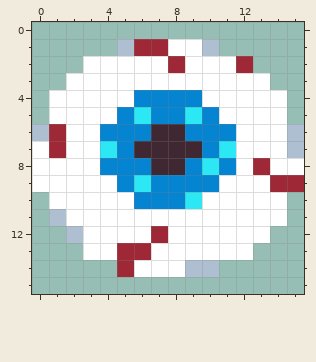
Pixel-art sprite, stored at Assets/Sprites/ItemPics/eye1.png. The first picture shows the starting point.
The file is 16x16 pixels.
The same view after the edit:
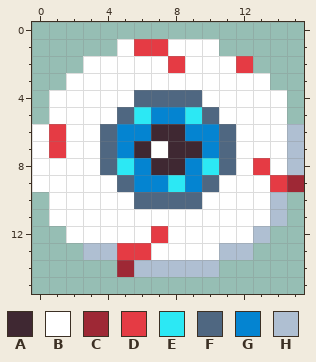
Palette (. is transparent): A #3f2832  B #ffffff  C #9e2835  D #e53b44  E #2ce8f4  F #4f6781  G #0484d1  H #afbfd2
Edits made:
y 1: x 5..7 HCC -> BDD; x 10 H -> B
y 2: x 8 C -> D; x 12 C -> D
y 4: x 6..9 GGGG -> FFFF
y 5: x 5 G -> F; x 10 G -> F
y 6: x 0..1 HC -> BD; x 4 G -> F; x 11 G -> F
y 7: x 1 C -> D; x 4 E -> F; x 7 A -> B; x 11 E -> F
y 8: x 4..5 GG -> FE; x 11 G -> F; x 13 C -> D; x 15 B -> H
y 9: x 5..6 GE -> FG; x 8 G -> E; x 10 G -> F; x 14 C -> D
y 10: x 6..9 GGGE -> FFFF; x 14 B -> H
y 11: x 1 H -> B; x 14 B -> H
y 12: x 2 H -> B; x 7 C -> D; x 13 B -> H
y 13: x 3..6 BBCC -> HHDD; x 11..12 BB -> HH
y 14: x 6..8 BBB -> HHH
Boxes around the changes in both pictures, in picture pixels (x1, y1, x2, y2):
changed: (32, 39, 304, 277)
